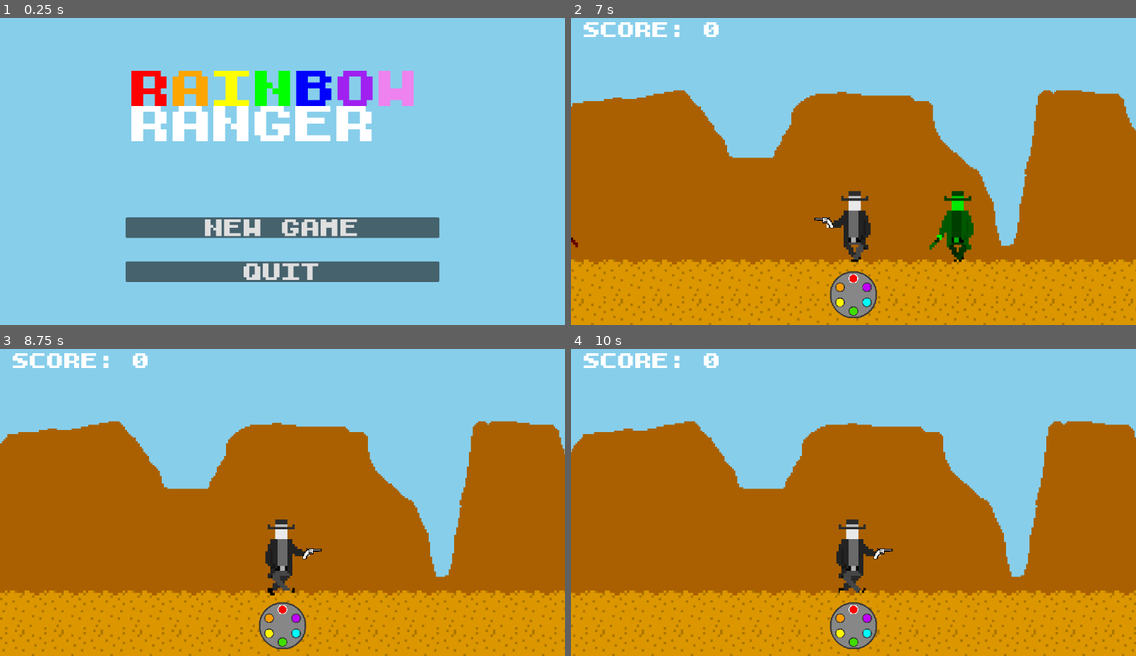
Above: before the commit, frames 1-4 (two rows, left to right).
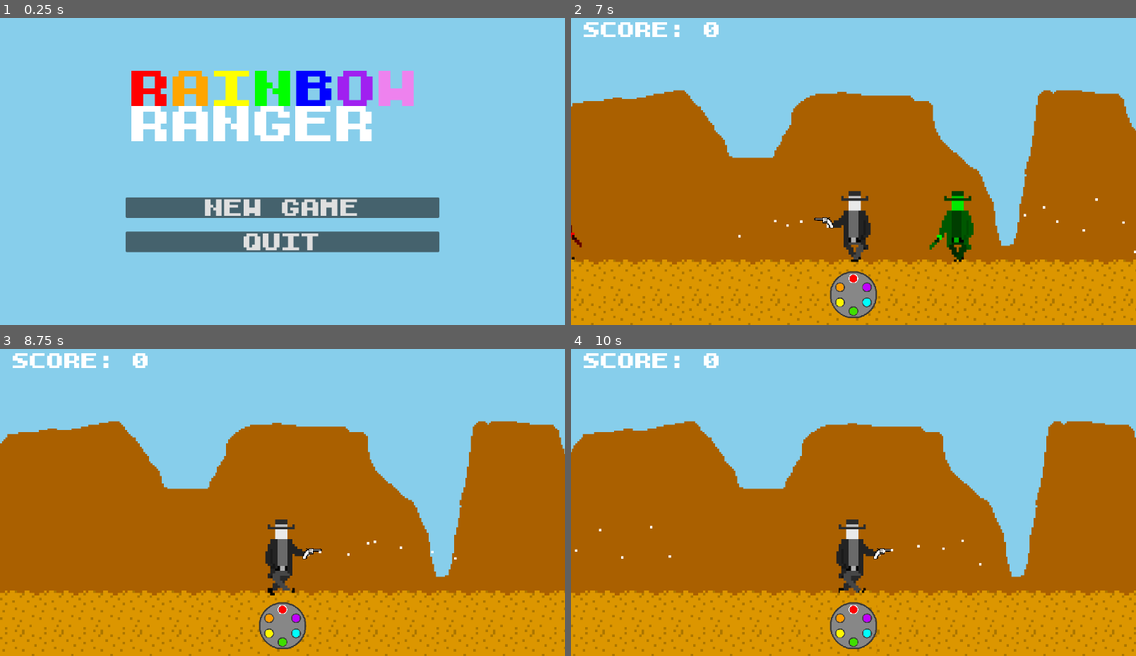
Above: after the commit, the same moments.

Repository: kedrickfudala/One-Button-Game-Jam
Game: Godot game, scene res://src/levels/world.tscn
Two runs of this game, one before a commit and one after it. Both use one fixed random seed, a clock stepped at 60 frames per second and the inputs below.
Inputs (mouse positions are in pixels of both pictures, inside the frame that each line leads up to):
- Up to frame 1 (0.25 s): no input
- Up to frame 2 (7 s): click "new game" at 0.5 s; tap Enter (ui_accept) at 1.25, 1.52, 2.27, 3.77, 4.52, 5.27, 6.77 s; move the mouse to (977, 150) at 1.27 s; move the mouse to (740, 183) at 2.02 s; move the mouse to (910, 97) at 2.77 s; move the mouse to (825, 229) at 3.52 s; move the mouse to (1023, 214) at 4.27 s; move the mouse to (684, 119) at 5.02 s; move the mouse to (881, 165) at 5.77 s; move the mouse to (768, 88) at 6.52 s
- Up to frame 3 (8.75 s): move the mouse to (406, 481) at 7.27 s; tap Enter (ui_accept) at 7.52 s; click "new game" at 8 s
- Up to frame 4 (10 s): move the mouse to (740, 514) at 8.77 s; tap Enter (ui_accept) at 9.02 s; move the mouse to (910, 428) at 9.52 s

The runs differ from the first frame. In frame 1, 13% of the frame differs, in the area x 22-78%, y 58-87%; in frame 2, 0.1%; in frame 3, less than 0.1%; in frame 4, less than 0.1%.

Commit message:
particles added

Diff:
--- a/src/interface/game_over_menu.tscn
+++ b/src/interface/game_over_menu.tscn
@@ -26,5 +26,10 @@
 metadata/_edit_use_anchors_ = true
 
 [node name="MainMenuButtons" parent="." instance=ExtResource("1_2unuu")]
-offset_top = 144.0
-offset_bottom = 144.0
+offset_top = -48.0
+offset_bottom = -48.0
+
+[node name="MarginContainer" parent="MainMenuButtons/VBoxContainer" index="1"]
+theme_override_constants/margin_top = 20
+
+[editable path="MainMenuButtons"]
--- a/src/interface/main_menu.tscn
+++ b/src/interface/main_menu.tscn
@@ -6,8 +6,11 @@
 [node name="MainMenu" type="CanvasLayer"]
 
 [node name="MainMenuButtons" parent="." instance=ExtResource("1_pusp2")]
-offset_top = 172.0
-offset_bottom = 172.0
+offset_top = 121.0
+offset_bottom = 121.0
+
+[node name="MarginContainer" parent="MainMenuButtons/VBoxContainer" index="1"]
+theme_override_constants/margin_top = 20
 
 [node name="Rainbow" type="RichTextLabel" parent="."]
 offset_left = 268.0
@@ -19,3 +22,5 @@
 bbcode_enabled = true
 text = "[color=red]R[/color][color=orange]A[/color][color=yellow]I[/color][color=green]N[/color][color=blue]B[/color][color=purple]O[/color][color=violet]W[/color]
 Ranger"
+
+[editable path="MainMenuButtons"]
--- a/src/player.gd
+++ b/src/player.gd
@@ -13,8 +13,10 @@
 @onready var score_label : Object = $ScoreLabel
 @onready var raycast : Object = $Sprite2D/Gun/RayCast2D
 @onready var gun : Object = $Sprite2D/Gun
+@onready var particles : Object = $Sprite2D/GPUParticles2D
 @onready var world : Object = get_parent()
 
+@onready var colors : Array = [Color.RED, Color.ORANGE, Color.YELLOW, Color.GREEN, Color.DEEP_SKY_BLUE, Color.PURPLE]
 @onready var chamber : Array = ["RED", "ORANGE", "YELLOW", "GREEN", "BLUE", "PURPLE"]
 @onready var chamber_slot : float = 0.0
 @onready var chamber_spin : float = 0.0
@@ -128,6 +130,9 @@
 			enemy_spawner1.spawn_enemy(1)
 		else:
 			enemy_spawner2.spawn_enemy(-1)
+		if enemy_spawn_timer.wait_time > 2:
+			enemy_spawn_timer.wait_time -= 0.05
+			print(enemy_spawn_timer.wait_time)
 		enemy_spawn_timer.start()
 
 func die():
@@ -137,5 +142,7 @@
 func _on_hurtbox_area_entered(area):
 	var enemy = area.get_parent()
 	enemy.stab = true
+	var tween = create_tween()
+	tween.tween_property(sprite, "modulate", colors[enemy.color_slot], 1)
 	if alive:
 		die()
--- a/src/player.tscn
+++ b/src/player.tscn
@@ -10,6 +10,13 @@
 
 [sub_resource type="RectangleShape2D" id="RectangleShape2D_2ygii"]
 size = Vector2(11, 30)
+
+[sub_resource type="ParticleProcessMaterial" id="ParticleProcessMaterial_fq88a"]
+particle_flag_disable_z = true
+spread = 10.0
+initial_velocity_min = 100.0
+initial_velocity_max = 100.0
+gravity = Vector3(0, 0, 0)
 
 [sub_resource type="RectangleShape2D" id="RectangleShape2D_q1iaq"]
 size = Vector2(11, 30)
@@ -93,6 +100,13 @@
 [node name="Gun" parent="Sprite2D" instance=ExtResource("7_upa5e")]
 position = Vector2(12, -2)
 
+[node name="GPUParticles2D" type="GPUParticles2D" parent="Sprite2D"]
+position = Vector2(12, -2)
+amount = 100
+process_material = SubResource("ParticleProcessMaterial_fq88a")
+lifetime = 10.0
+randomness = 1.0
+
 [node name="Hurtbox" type="Area2D" parent="."]
 z_as_relative = false
 collision_layer = 2
Not shown: 1 places in src/player.tscn that only renumber resources
